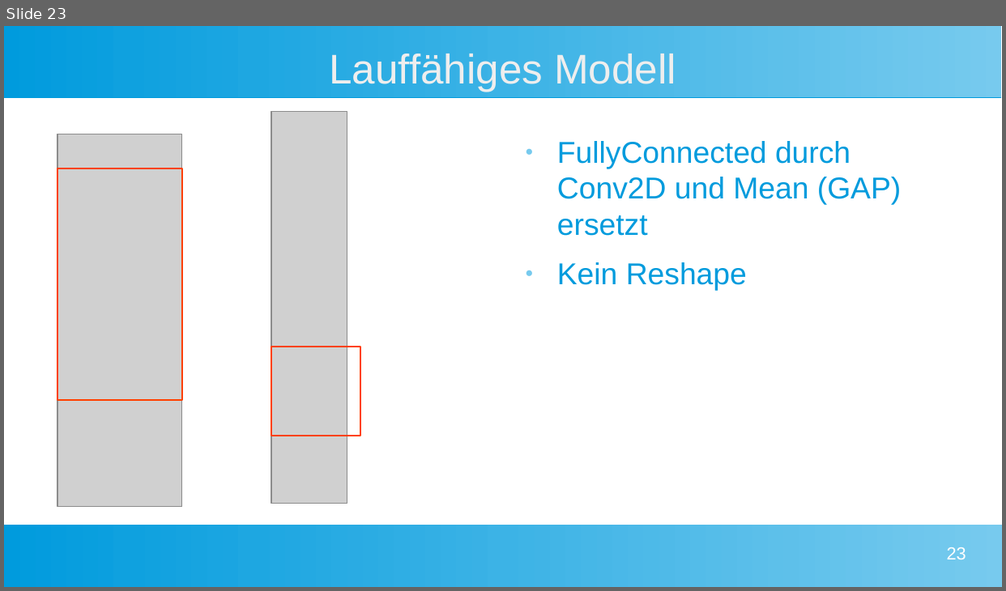
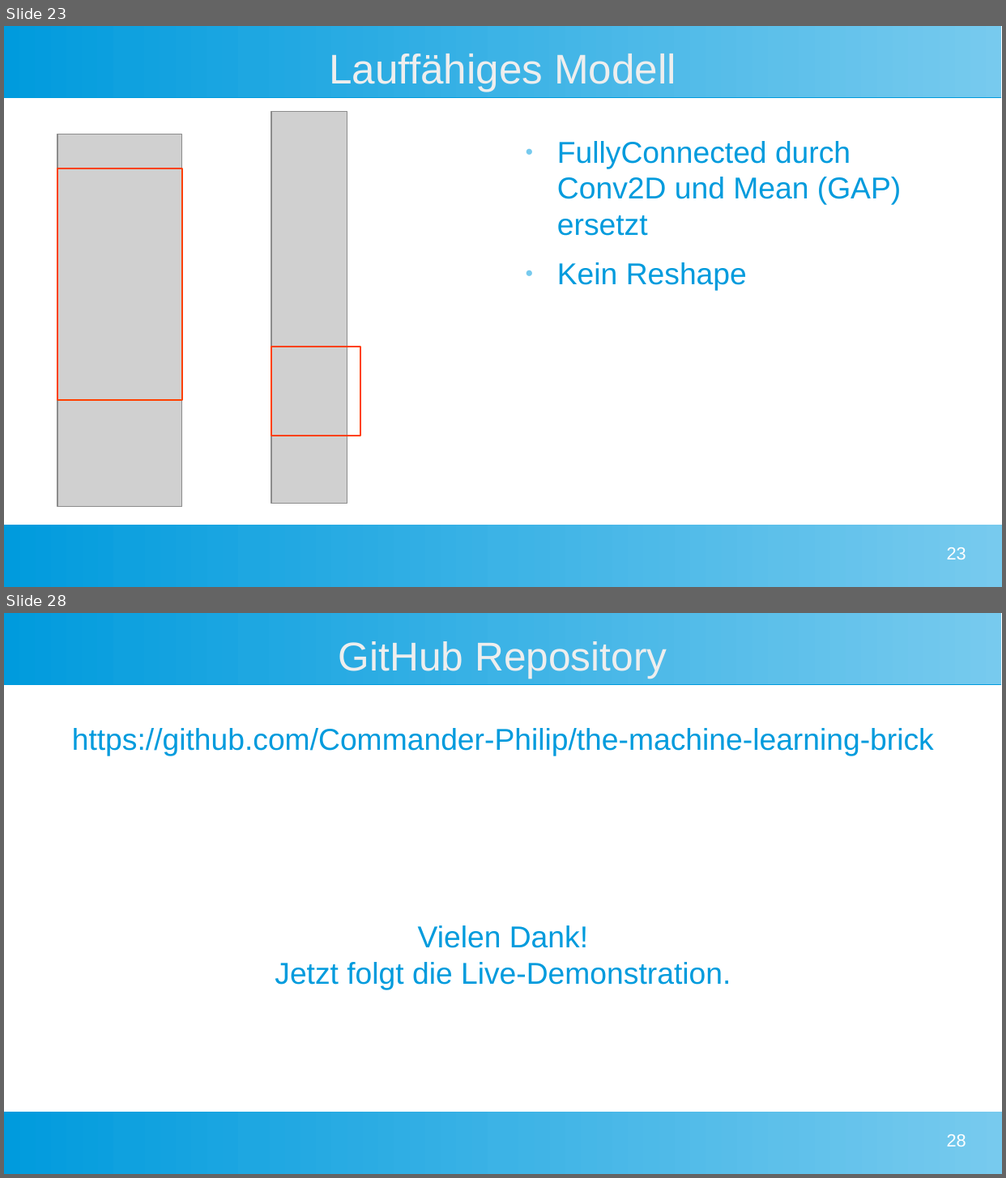
Before and after one commit to Commander-Philip/the-machine-learning-brick, a slide deck: docs/Präsentation.odp. Shown one above the other, each under a label of ours: slide 23 before the commit, slides 23 and 28 after it; the slides between them are not shown. The pictures are 1006x591 and 1006x1178 pixels, drawn with LibreOffice and Linux fonts; fonts in the diff are those of the drawing; grey boxes stand for pictures. Boxes give left, top, right and bottom in pixels: in the first picture for what was removed or moved away, otherwise in the second. Text is boxed around its words. In the diff, an @@ line names an element or a change of style, - is before the commit and + after.

```diff
--- a/docs/Präsentation.odp
+++ b/docs/Präsentation.odp
@@ slide 28 added at (4, 613, 1002, 1174), background #FFFFFF; not listed: 2 template elements that a slide beside it also shows @@
@@ title added at (339, 641, 667, 678), 32 pt, text #EEEEEE @@
+GitHub Repository
@@ text added at (72, 728, 934, 990), 24 pt, text #009BDD @@
+https://github.com/Commander-Philip/the-machine-learning-brick
+Vielen Dank!
+Jetzt folgt die Live-Demonstration.
@@ page number added at (947, 1135, 966, 1147), 14 pt, text #FFFFFF @@
+28
```
Also in this commit, not shown: 4 slides changed, 4 other slides added, 2 slides removed, 8 other files.
